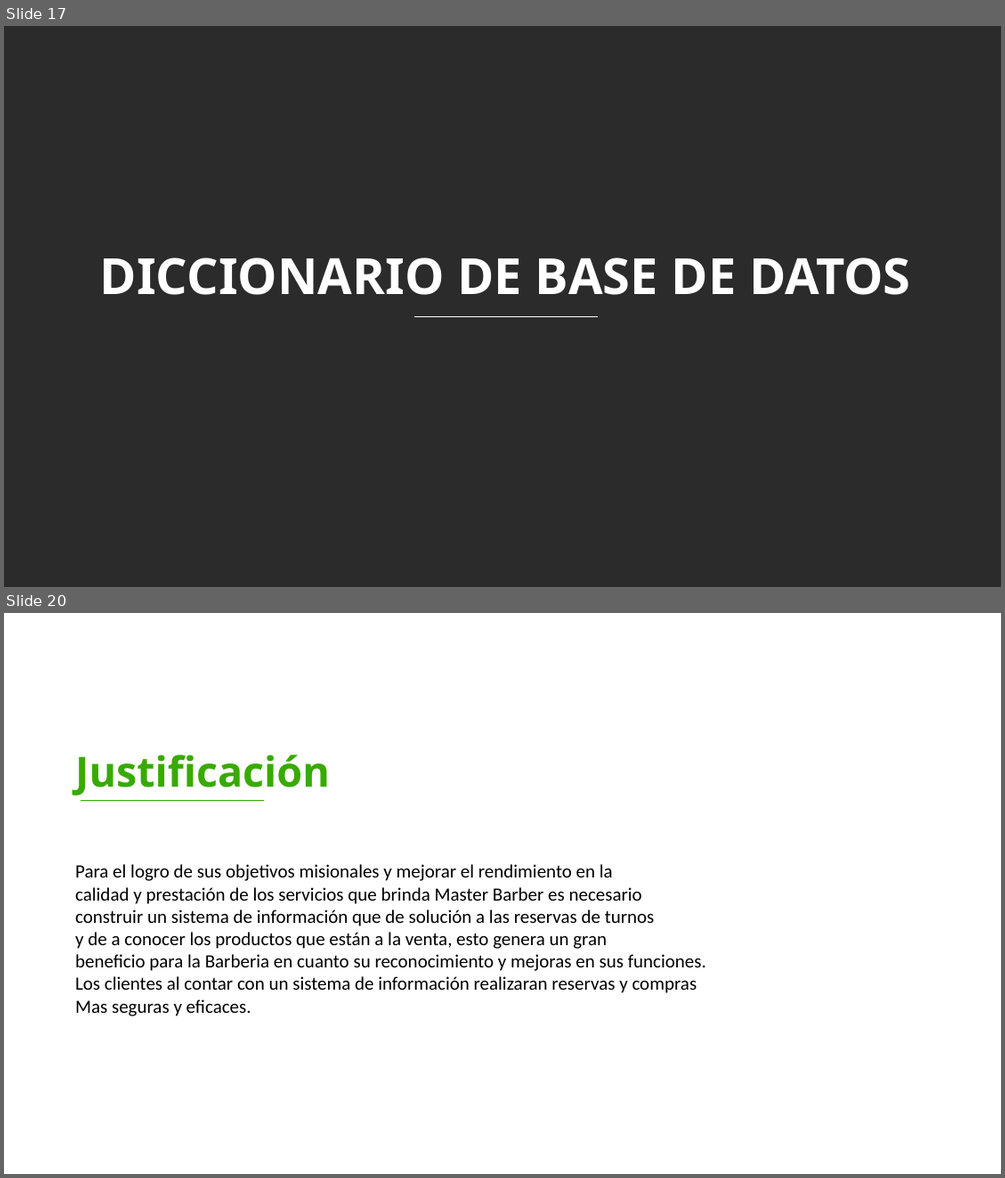
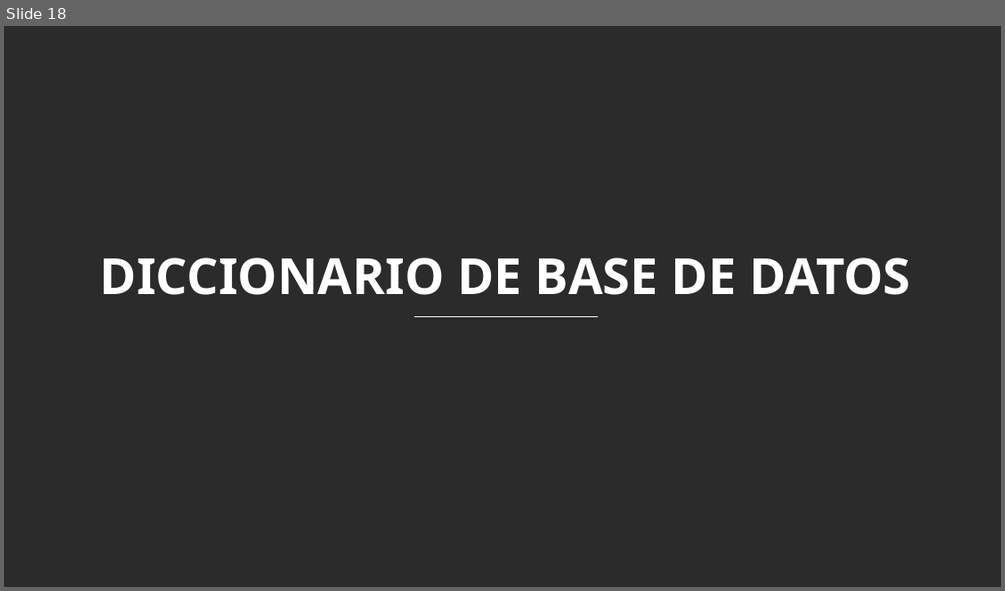
Before and after one commit to DavidV4iss/Master-Barber, a slide deck: PRESENTACION ENTREGABLES 2/Entregables 2.pptx. Shown one above the other, each under a label of ours: slides 17 and 20 before the commit, slide 18 after it; the slides between them are not shown. The pictures are 1005x1178 and 1005x591 pixels, drawn with LibreOffice and Linux fonts; fonts in the diff are those of the drawing; background and template pictures are left out; a plain dark background stands for a picture behind light text. Boxes give left, top, right and bottom in pixels: in the first picture for what was removed or moved away, otherwise in the second. Text is boxed around its words. In the diff, an @@ line names an element or a change of style, - is before the commit and + after.

```diff
--- a/PRESENTACION ENTREGABLES 2/Entregables 2.pptx
+++ b/PRESENTACION ENTREGABLES 2/Entregables 2.pptx
@@ slide 20 removed at bbox=[4, 613, 1001, 1174], background picture (left out) @@
@@ text removed at bbox=[75, 755, 330, 795] @@
-Justificación
@@ line removed from (81, 800) to (264, 800) @@
@@ text removed at bbox=[75, 864, 706, 1016] @@
-Para el logro de sus objetivos misionales y mejorar el rendimiento en la
-calidad y prestación de los servicios que brinda Master Barber es necesario
-construir un sistema de información que de solución a las reservas de turnos
-y de a conocer los productos que están a la venta, esto genera un gran
-beneficio para la Barberia en cuanto su reconocimiento y mejoras en sus funciones.
-Los clientes al contar con un sistema de información realizaran reservas y compras
-Mas seguras y eficaces.
@@ what was slide 17 is now slide 18 @@
```
Also in this commit, not shown: 5 slides changed, 7 slides added, 14 other slides removed.
